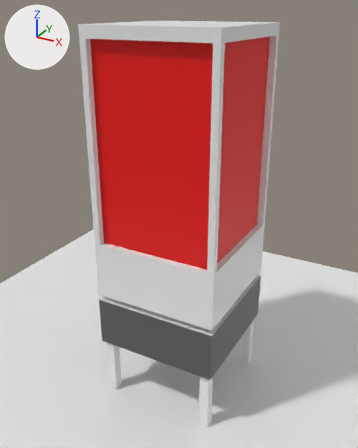
What one commit did to the glTF model exploder/assets/gumball_machine.glb.
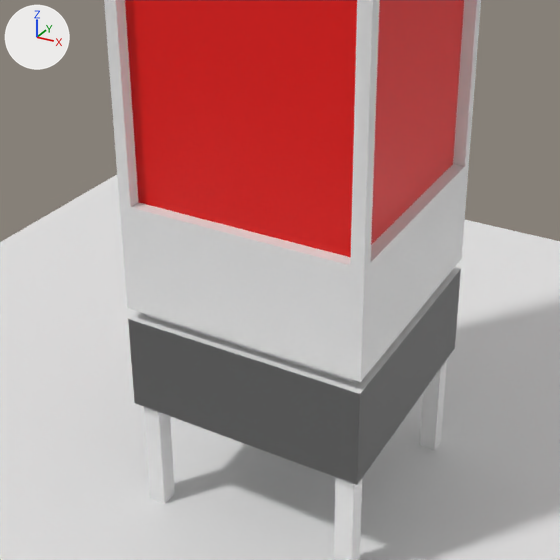
Old and new are each drawn whole from a 50 mm camera at (3.41, -6.35, 6.21) aimed at (-0.06, -0.03, 3.05) and again close up on the part from 10% to 86% of the width and 32% to 93% of the height. Arrows for +X, +Y and +Z are at upper left; the lights stay in place. Objects named as collision shapes, trigger or cutter boxes, shadow casters or lower levels of detail are left out. Where no turn or scale is listed for an object, it has been applied to the vertices. Vertices at the same position are counted once.

The first close-up shows 'Cube', 'case', 'inner-box'.
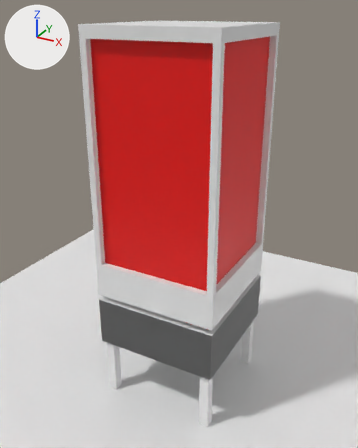
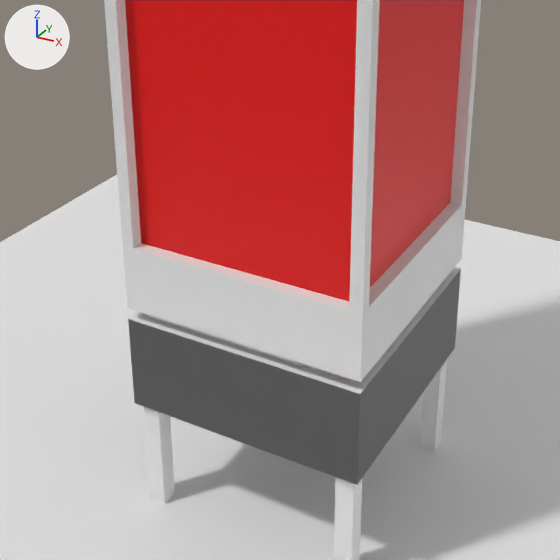
What changed in the scene script:
```text
Change me_cube_001:
    where me_cube_001.from_pydata(...)  # 100 vertices, 246 faces; spans x -1.0..1.0, y -1.0..1.0, z -3.9..2.0
    used by ob_case; location = (0.0, 0.0, 4.0)
    me_cube_001 part 1: all 12 vertices in x -1.0..1.0, y -1.0..1.0, z -1.11 are moved by (0.0, 0.0, -0.34)
```

Location of each change, (x1, y1, x2, y2) in pixels of the close-ups (560 x 560 px; the box of a moved part takes in the faces that stretch with it):
part 1 of me_cube_001, moved or reshaped
    both: (111, 0, 479, 382)
